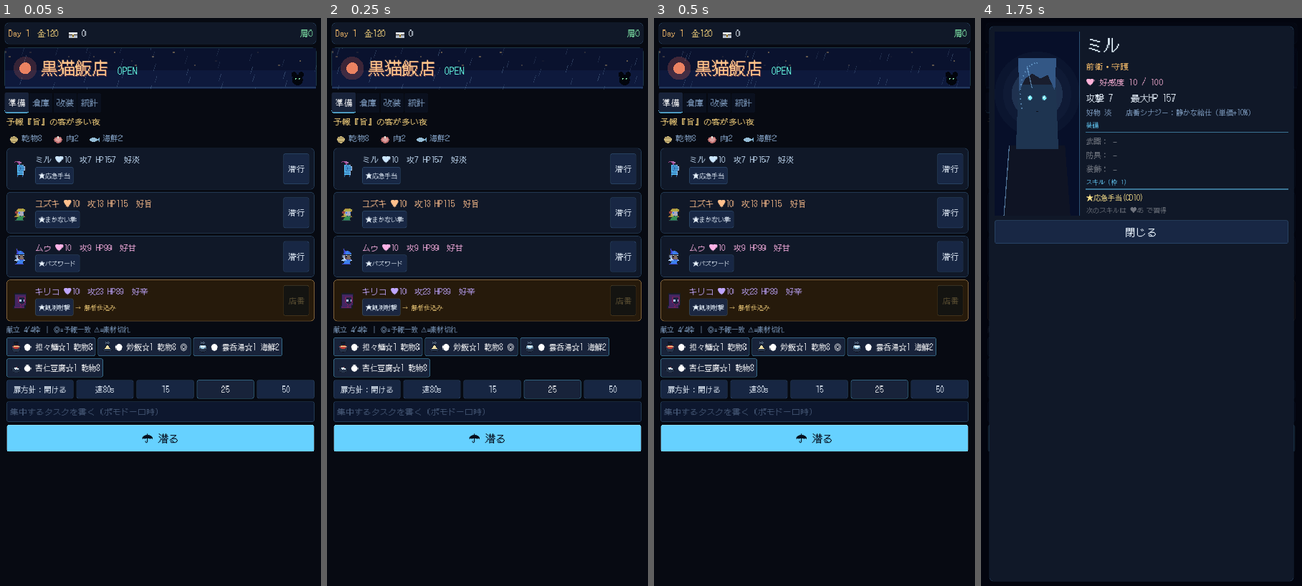
Above: before the commit, frames 1-4 (left to right).
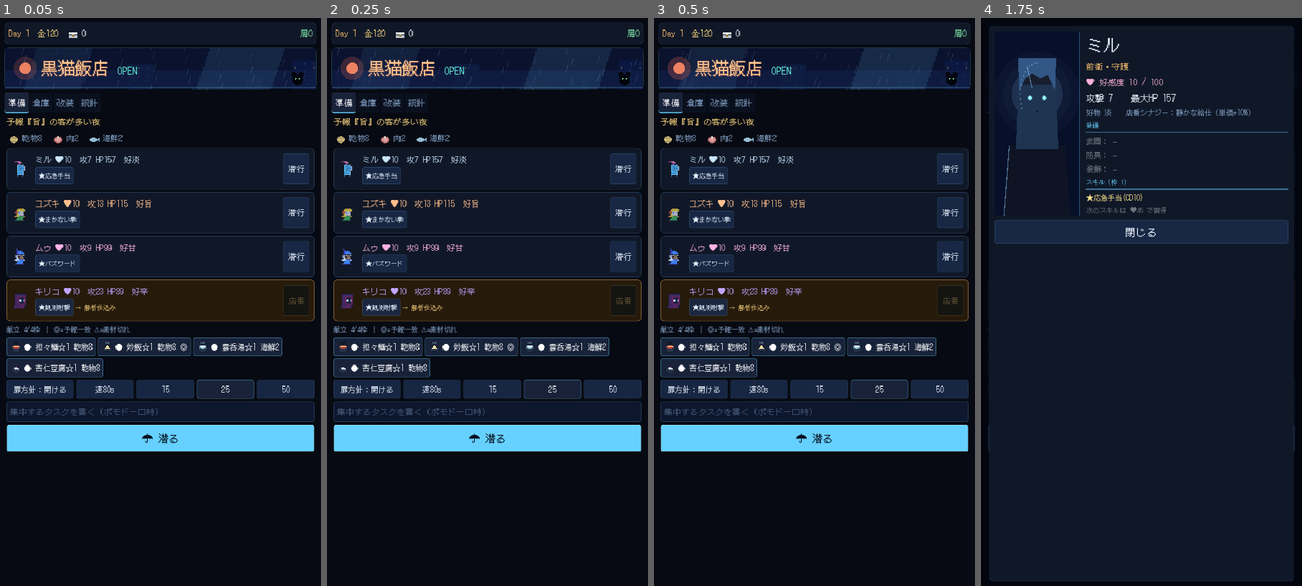
Above: after the commit, the same moments.

Repository: Conata/Pomodoro
Game: Godot game, scene res://main.tscn
The game is run twice, just before and just after one commit, with the same random seed, the same clock (stepped at 60 frames per second) and the same inputs.
Inputs (mouse positions are in pixels of both pictures, inside the frame that each line leads up to):
- Up to frame 1 (0.05 s): no input
- Up to frame 2 (0.25 s): no input
- Up to frame 3 (0.5 s): no input
- Up to frame 4 (1.75 s): click (1141, 409) at 0.52 s; type "12" at 0.6 s; click (1003, 171) at 1.27 s

The runs differ from the first frame. In frame 1, 0.2% of the frame differs, in the area x 1-99%, y 5-13%; in frame 2, 0.2%; in frame 3, 1.7%, in the area x 1-98%, y 5-13%; in frame 4, less than 0.1%.

Commit message:
feat: 画面とエフェクトをリッチに（視差スカイライン・光芒・回復FX）
フリー素材＋手続き生成で電脳深層を立体化:
- tools/gen_bg.py: ネオン摩天楼の視差背景（遠景/中景）を生成。
  DiveView でバイオーム色に染めてスクロール（深度が出る）
- 光芒オーバーレイ（Ninja Adventure, CC0）をシアンで重ね、雨と合わせて
  ムーディに。店先バナーにもスカイライン＋光芒
- 回復エフェクト heal.png を生成し、回復スキル（応急手当/癒し系）で
  味方側に再生
- FX系統を full-path 化し generated/fx も扱えるように

クレジット: Ninja Adventure (Pixel-Boy/AAA, CC0) を追記。
テスト70全パス、xvfbで朝/潜行を確認

https://claude.ai/code/session_016Bm5d2aQMXMz4o4Q9JWW5n

Diff:
--- a/main.gd
+++ b/main.gd
@@ -192,7 +192,10 @@
 				_log(e["msg"])
 				_banter("levelup")
 			"fx":
-				dive.spawn_fx(String(e.get("fx", "")), "enemy")
+				var fxn := String(e.get("fx", ""))
+				# 回復・煙は味方側、攻撃系は敵側に出す
+				var at := "party" if fxn in ["heal", "song", "smoke"] else "enemy"
+				dive.spawn_fx(fxn, at)
 			_:
 				_log(e["msg"])
 
--- a/src/sim/sim.gd
+++ b/src/sim/sim.gd
@@ -499,6 +499,7 @@
 			if low == "":
 				return false
 			state["hp"][low] = minf(girl_maxhp(low), float(state["hp"][low]) + girl_maxhp(low) * float(def["power"]))
+			_emit("fx", "", {"fx": "heal"})
 			return true
 		"heal_all":
 			var any := false
@@ -508,7 +509,7 @@
 					state["hp"][gid] = minf(mx, float(state["hp"][gid]) + mx * float(def["power"]))
 					any = true
 			if any:
-				_emit("fx", "", {"fx": "song"})
+				_emit("fx", "", {"fx": "heal"})
 			return any
 		"shield_all":
 			# シールドは「次の被弾を軽減」扱い：全員を回復で代替し、盾を厚く
--- a/src/ui/dive_view.gd
+++ b/src/ui/dive_view.gd
@@ -13,10 +13,11 @@
 const RAIN_N := 46
 
 const FX_DEFS := {
-	"explosion": {"file": "explosion2.png", "size": 50, "frames": 18, "fps": 24.0},
-	"lightning": {"file": "lightning_strike.png", "size": 66, "frames": 13, "fps": 22.0},
-	"smoke": {"file": "smoke.png", "size": 64, "frames": 13, "fps": 14.0},
-	"song": {"file": "lightning_strike.png", "size": 66, "frames": 13, "fps": 26.0},
+	"explosion": {"file": "res://assets/third_party/effects/explosion2.png", "size": 50, "frames": 18, "fps": 24.0},
+	"lightning": {"file": "res://assets/third_party/effects/lightning_strike.png", "size": 66, "frames": 13, "fps": 22.0},
+	"smoke": {"file": "res://assets/third_party/effects/smoke.png", "size": 64, "frames": 13, "fps": 14.0},
+	"song": {"file": "res://assets/third_party/effects/lightning_strike.png", "size": 66, "frames": 13, "fps": 26.0},
+	"heal": {"file": "res://assets/generated/fx/heal.png", "size": 48, "frames": 10, "fps": 18.0},
 }
 
 var sim: KuroSim = null
@@ -82,15 +83,12 @@
 func _draw_storefront(sz: Vector2, font: Font) -> void:
 	# 背景グラデ（上＝藍、下＝路面の照り返し）
 	draw_rect(Rect2(Vector2.ZERO, sz), Color(0.04, 0.07, 0.18))
-	draw_rect(Rect2(0, sz.y * 0.55, sz.x, sz.y * 0.45), Color(0.06, 0.11, 0.26, 0.7))
+	# 遠景の摩天楼（ゆっくり流れる）
+	_draw_parallax("bg/city_far.png", pulse * 6.0, sz.y * 0.04, Color(0.55, 0.78, 1.05, 0.7))
+	draw_rect(Rect2(0, sz.y * 0.55, sz.x, sz.y * 0.45), Color(0.06, 0.11, 0.26, 0.78))
 	# 路面の反射ライン
 	draw_line(Vector2(0, sz.y - 3), Vector2(sz.x, sz.y - 3), Color(0.5, 0.8, 1.0, 0.18), 2.0)
-	# 遠景：窓明かりのドット（ピクセルらしい矩形）
-	for i in 22:
-		var wx := fposmod(i * 47.0, sz.x)
-		var wy := 8.0 + fposmod(i * 29.0, sz.y * 0.42)
-		var tw := 0.18 + 0.18 * sin(pulse * 1.3 + i)
-		draw_rect(Rect2(wx, wy, 4, 4), Color(1.0, 0.82, 0.5, tw))
+	_draw_lightshaft(sz)
 	_draw_rain(sz)
 	# 提灯（暖色の脈動する円）
 	var lantern_glow := 0.35 + 0.12 * sin(pulse * 2.0)
@@ -159,6 +157,28 @@
 	draw_texture_rect(tex, rect, false, tint)
 
 
+## 視差スクロールの背景レイヤー（横タイル）。
+func _draw_parallax(path: String, scroll: float, top_y: float, tint: Color) -> void:
+	var tex := _tex("res://assets/generated/" + path)
+	if tex == null:
+		return
+	var tw := tex.get_size().x
+	var th := tex.get_size().y
+	var off := fposmod(scroll, tw)
+	for k in range(-1, ceili(size.x / tw) + 2):
+		draw_texture_rect(tex, Rect2(k * tw - off, top_y, tw, th), false, tint)
+
+
+## ネオンの光芒（上から差すシアンの光）。
+func _draw_lightshaft(sz: Vector2) -> void:
+	var tex := _tex("res://assets/third_party/overlays/raylight.png")
+	if tex == null:
+		return
+	var a := 0.10 + 0.05 * sin(pulse * 0.8)
+	draw_texture_rect(tex, Rect2(sz.x * 0.45, -20, 320, 460), false, Color(0.45, 0.85, 1.0, a))
+	draw_texture_rect(tex, Rect2(-40, -10, 240, 380), false, Color(0.5, 0.8, 1.0, a * 0.7))
+
+
 func _draw_hp(center_x: float, top_y: float, ratio: float, width: float = 34.0) -> void:
 	draw_rect(Rect2(center_x - width * 0.5, top_y, width, 4), Color(0, 0, 0, 0.55))
 	var r := clampf(ratio, 0.0, 1.0)
@@ -169,7 +189,7 @@
 func _draw_fx(ground: float) -> void:
 	for fx in _fx_active:
 		var def: Dictionary = FX_DEFS[fx["kind"]]
-		var tex := _tex(FX_DIR + String(def["file"]))
+		var tex := _tex(String(def["file"]))
 		if tex == null:
 			continue
 		var frame := clampi(int(float(fx["t"]) * float(def["fps"])), 0, int(def["frames"]) - 1)
@@ -197,9 +217,14 @@
 	var bg: Color = biome["color"]
 	# 背景：深い青の縦グラデーション
 	draw_rect(Rect2(Vector2.ZERO, sz), Color(bg.r * 0.4, bg.g * 0.4, bg.b * 0.55))
-	draw_rect(Rect2(0, sz.y * 0.6, sz.x, sz.y * 0.4), Color(0.02, 0.04, 0.10, 0.55))
-
+	# 電脳深層の摩天楼（視差スクロール）。バイオーム色で淡く染める
 	var dist := float(sim.state["dist"])
+	var city_tint := Color(bg.r * 1.6 + 0.4, bg.g * 1.6 + 0.5, bg.b * 1.6 + 0.6, 0.9)
+	_draw_parallax("bg/city_far.png", dist * 0.10, sz.y * 0.40, city_tint)
+	_draw_parallax("bg/city_mid.png", dist * 0.22, sz.y * 0.46, Color(city_tint.r, city_tint.g, city_tint.b, 1.0))
+	draw_rect(Rect2(0, sz.y * 0.6, sz.x, sz.y * 0.4), Color(0.02, 0.04, 0.10, 0.4))
+	_draw_lightshaft(sz)
+
 	var progress := fmod(dist, KuroData.FLOOR_LEN) / KuroData.FLOOR_LEN
 	draw_rect(Rect2(0, 0, sz.x, 5), Color(0, 0, 0, 0.5))
 	draw_rect(Rect2(0, 0, sz.x * progress, 5), DS.ACCENT)
Binary file added: assets/generated/bg/city_far.png
Not shown, added: assets/generated/bg/city_far.png.import
Binary file added: assets/generated/bg/city_mid.png
Not shown, added: assets/generated/bg/city_mid.png.import
Binary file added: assets/generated/fx/heal.png
Not shown, added: assets/generated/fx/heal.png.import
Binary file added: assets/third_party/overlays/fog.png
Not shown, added: assets/third_party/overlays/fog.png.import
Binary file added: assets/third_party/overlays/raylight.png
Not shown, added: assets/third_party/overlays/raylight.png.import
Not shown, changed: assets/generated/README.md
Not shown, changed: assets/third_party/CREDITS.md
(and 1 more such lines)
